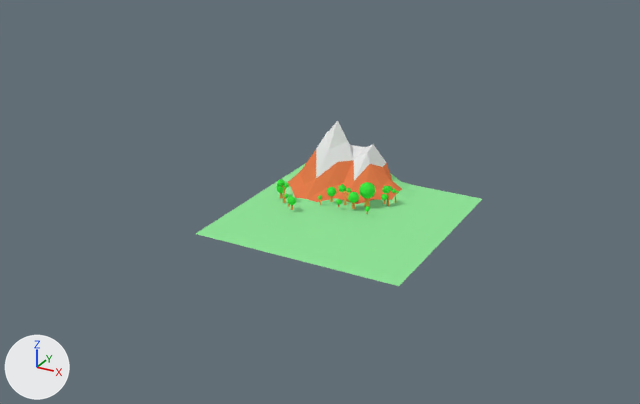
A saved change to the Blender file Blend/Montain and Trees.blend.
Camera for both pictures: a camera (50 mm lens) standing at (21.3, -40.6, 21.4) and looking at (-1.6, 0.9, 0.7). The lights are fixed; the arrows at lower left show +X, +Y and +Z.

Script lines for the objects in view, before the commit:
```python
me_plane = bpy.data.meshes.new('Plane')
me_plane.from_pydata(...)  # 289 vertices, 512 faces; spans x -5.9..5.9, y -5.9..5.97, z 0.0..3.87
# faces by material slot: [428, 52, 32]
me_plane.materials.append(mat_ground)  # green #93e79c
me_plane.materials.append(mat_mountain)  # orange #e77e4e
me_plane.materials.append(mat_snow)  # white #e7e7e7
ob_mountain = bpy.data.objects.new('Mountain', me_plane)
ob_mountain.location = (0.92, -0.74, 1.0)
```
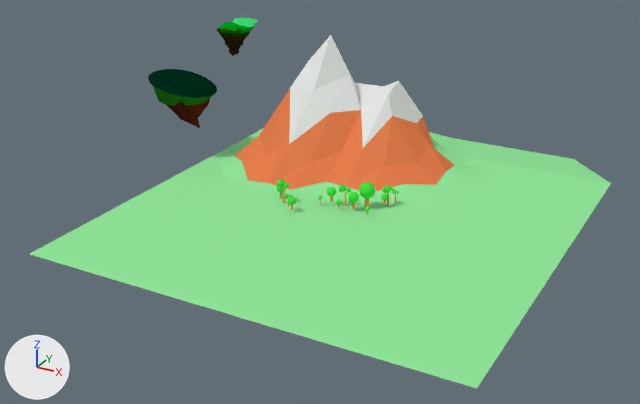
Patch to the scene script:
```diff
--- a/Blend/Montain and Trees.blend.py
+++ b/Blend/Montain and Trees.blend.py
@@ mat_groundfirstlevelmaterial @@
+mat_groundfirstlevelmaterial = diffuse_material('GroundFirstLevelMaterial')
+mat_groundfirstlevelmaterial.base_color = (0.0102, 0.0637, 0.0)  # dark green #1a4700
@@ mat_groundthirdlevelmaterial @@
+mat_groundthirdlevelmaterial = diffuse_material('GroundThirdLevelMaterial')
+mat_groundthirdlevelmaterial.base_color = (0.0476, 0.674, 0.178)  # green #3ed675
@@ mat_groundbottomdarkmaterial @@
+mat_groundbottomdarkmaterial = diffuse_material('GroundBottomDarkMaterial')
+mat_groundbottomdarkmaterial.base_color = (0.0352, 0.0189, 0.00324)  # brown #35250b
@@ mat_groundsecondlevelmaterial @@
+mat_groundsecondlevelmaterial = diffuse_material('GroundSecondLevelMaterial')
+mat_groundsecondlevelmaterial.base_color = (0.0, 0.334, 0.00795)  # green #009c16
@@ mat_groundtopdarkmaterial @@
+mat_groundtopdarkmaterial = diffuse_material('GroundTopDarkMaterial')
+mat_groundtopdarkmaterial.base_color = (0.0, 0.0254, 0.0102)  # dark green #002c1a
@@ mat_groundbottommaterial @@
+mat_groundbottommaterial = diffuse_material('GroundBottomMaterial')
+mat_groundbottommaterial.base_color = (0.0908, 0.0183, 0.00719)  # brown #552514
@@ mat_grasstopmaterial @@
+mat_grasstopmaterial = diffuse_material('GrassTopMaterial')
+mat_grasstopmaterial.base_color = (0.0139, 0.168, 0.00887)  # dark green #1f7218
@@ me_plane @@
 # used by ob_mountain; location = (0.92, -0.74, 1.0)
-me_plane.from_pydata(...)  # 289 vertices, 512 faces; spans x -5.9..5.9, y -5.9..5.97, z 0.0..3.87
+me_plane.from_pydata(...)  # 331 vertices, 553 faces; spans x -7.86..5.9, y -5.9..9.65, z -0.81..3.87
+# me_plane part 1
+# 17 faces are deleted
+# 27 vertices are added at x -5.9..5.9, y 4.42..9.65, z -0.8..0.27
+# 15 new vertices lie (-1.96, 3.68, -0.81) away from vertices in x -5.9..5.9, y 5.9..5.97, z 0.0..0.17
+# 58 new faces join them, mat_ground (green #93e79c)
 me_plane.materials.append(mat_ground)
@@ me_cone @@
+me_cone.from_pydata(...)  # 328 vertices, 581 faces; spans x -1.61..1.61, y -2.19..1.6, z -1.76..1.26
+# faces by material slot: [259, 160, 86, 76]
+me_cone.materials.append(mat_groundbottomdarkmaterial)  # brown #35250b
+me_cone.materials.append(mat_groundfirstlevelmaterial)  # dark green #1a4700
+me_cone.materials.append(mat_groundsecondlevelmaterial)  # green #009c16
+me_cone.materials.append(mat_groundthirdlevelmaterial)  # green #3ed675
@@ me_cone_001 @@
+me_cone_001.from_pydata(...)  # 261 vertices, 514 faces; spans x -1.75..1.75, y -1.7..1.72, z -1.43..1.35
+# faces by material slot: [112, 146, 256]
+me_cone_001.materials.append(mat_grasstopmaterial)  # dark green #1f7218
+me_cone_001.materials.append(mat_groundbottommaterial)  # brown #552514
+me_cone_001.materials.append(mat_groundtopdarkmaterial)  # dark green #002c1a
@@ ob_mountain @@
 ob_mountain.location = (0.92, -0.74, 1.0)
+ob_mountain.scale = (2.01, 2.01, 2.01)
@@ ob_floatngislandstairs @@
+ob_floatngislandstairs = bpy.data.objects.new('FloatngIslandStairs', me_cone)
+ob_floatngislandstairs.location = (-10.62, 6.02, 8.03)
+ob_floatngislandstairs.rotation_euler = (-3.149, 0.0, -0.581)  # degrees (-180, 0, -33)
+ob_floatngislandstairs.scale = (0.705, 0.705, 0.705)
@@ ob_cone @@
+ob_cone = bpy.data.objects.new('Cone', me_cone_001)
+ob_cone.location = (-12.71, 3.06, 4.49)
+ob_cone.rotation_euler = (3.11, 0.0, -1.344)  # degrees (178, 0, -77)
+ob_cone.scale = (1.25, 1.25, 1.25)
```

Location of each change, (x1, y1, x2, y2) in pixels of the pictures (640 x 404 px):
'Mountain', reshaped, rescaled (103% wider, 113% taller)
    before: (196, 121, 482, 286)
    after: (30, 35, 611, 388)
'Cone', added (green)
    after: (148, 69, 217, 128)
    faces in mat_groundtopdarkmaterial (dark green #002c1a): (148, 69, 217, 98)
    faces in mat_groundbottommaterial (brown #552514): (166, 98, 210, 128)
    faces in mat_grasstopmaterial (dark green #1f7218): (151, 84, 214, 105)
'FloatngIslandStairs', added (green)
    after: (217, 18, 258, 56)
    faces in mat_groundbottomdarkmaterial (brown #35250b): (221, 34, 249, 56)
    faces in mat_groundsecondlevelmaterial (green #009c16): (219, 22, 254, 33)
    faces in mat_groundthirdlevelmaterial (green #3ed675): (232, 18, 258, 27)
    faces in mat_groundfirstlevelmaterial (dark green #1a4700): (217, 28, 250, 37)
part 1 of me_plane, built on
    before: (407, 185, 482, 208)
    after: (429, 132, 611, 201)
